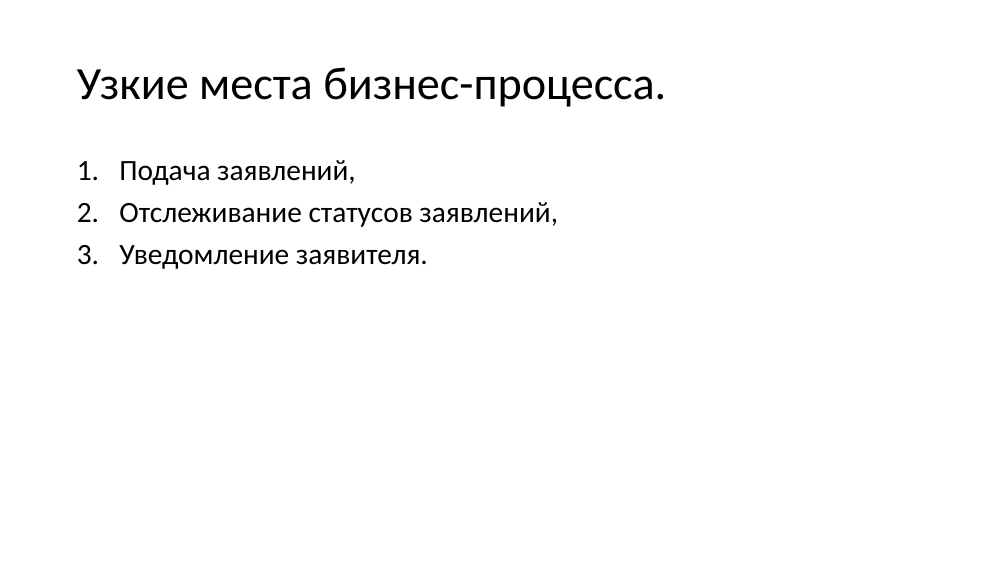
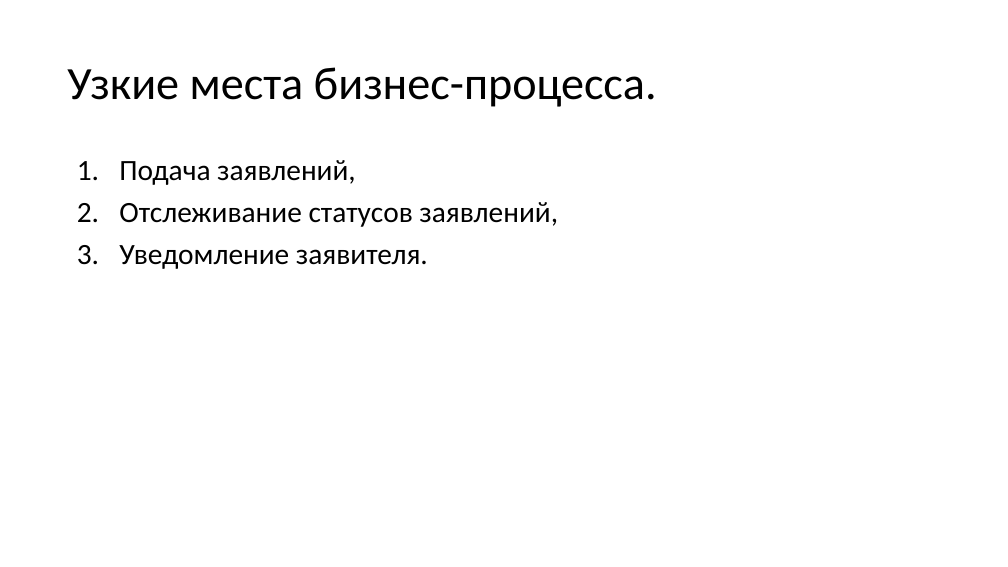
Before and after one commit to mcdodik20008/docs, a slide deck: slide 7 of Презентация.pptx. Drawn at 1008x567 pixels with LibreOffice and Linux fonts; fonts in the diff are those of the drawing. Boxes give left, top, right and bottom in pixels: in the first picture for what was removed or moved away, otherwise in the second. Text is boxed around its words. In the diff, an @@ line names an element or a change of style, - is before the commit and + after.

```diff
--- a/Презентация.pptx
+++ b/Презентация.pptx
@@ title "Узкие места бизнес-процесса.": place and size @@
-title "Узкие места бизнес-процесса." at bbox=[77, 67, 666, 107]
+title "Узкие места бизнес-процесса." at bbox=[67, 67, 657, 107]
```
Also in this commit, not shown: 1 other slide changed, 3 other files.
